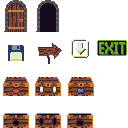
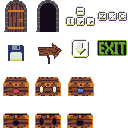
Comparing the layer stacks of the two 128×128 images. Changes:
added layer "Pasted Layer copy" above "Pasted Layer" over [65, 6, 126, 25]
added layer "Pasted Layer" above "Background" over [66, 7, 127, 26]
